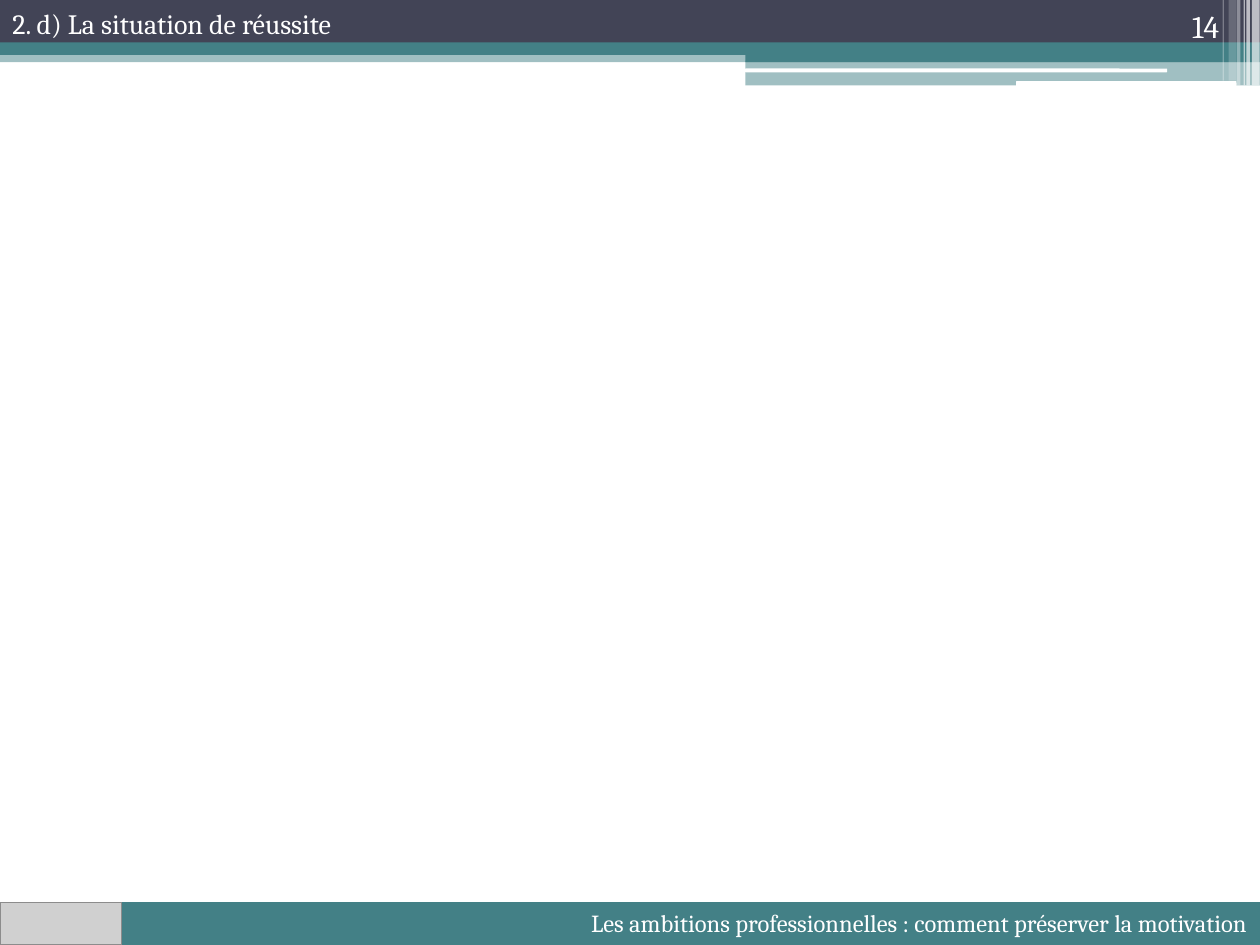
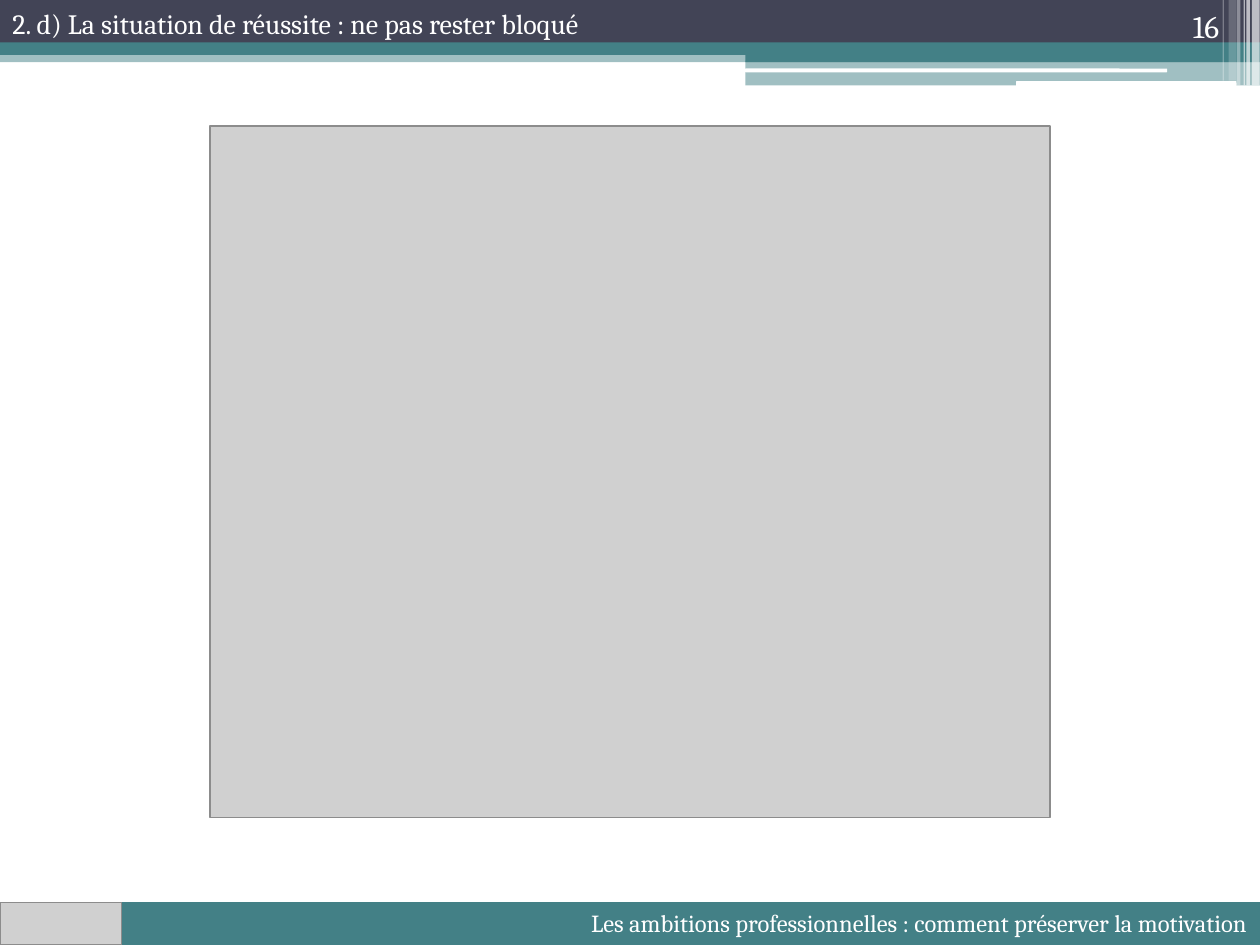
Before and after one commit to lioubouchkin/soutenance, a slide deck: slide 16 of Soutenance.pptx (slide 14 before the commit). Drawn at 1260x945 pixels with LibreOffice and Linux fonts; fonts in the diff are those of the drawing; grey boxes stand for pictures. Boxes give left, top, right and bottom in pixels: in the first picture for what was removed or moved away, otherwise in the second. Text is boxed around its words. In the diff, an @@ line names an element or a change of style, - is before the commit and + after.

```diff
--- a/Soutenance.pptx
+++ b/Soutenance.pptx
@@ text at [12,14,578,40]: text changed @@
-2. d) La situation de réussite
+2. d) La situation de réussite : ne pas rester bloqué
@@ page number at [1193,17,1219,45]: text changed @@
-14
+16
@@ picture added at [210,126,1051,818] @@
```
Also in this commit, not shown: 1 other slide changed, 4 slides added, 8 other files.
